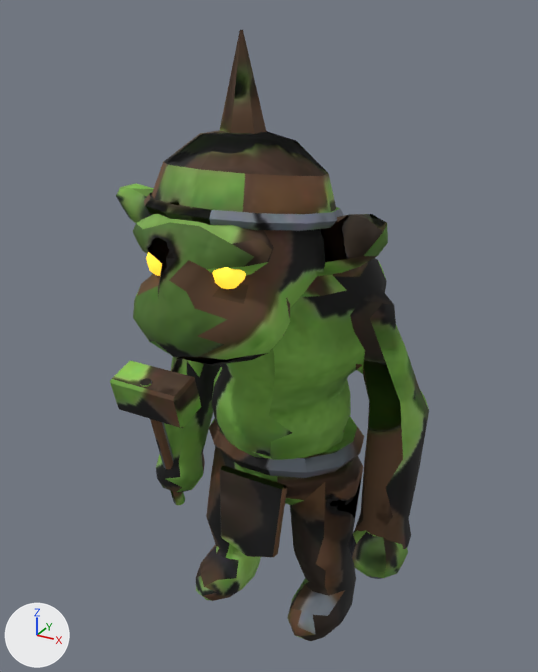
An edit to the glTF model assets/3d/monstres/gob.glb, drawn before and after from the same camera.
The view is the same before and after, from a 50 mm camera at (0.139, -0.266, 0.274) aimed at (-0.003, -0.007, 0.144). Lighting does not change. The marker at lower left points along +X, +Y and +Z. The picture after the commit comes second. Vertices at exactly the same position are counted once.

Objects in the first picture: 'sapeur_lueur', 'sapeur_peau'.
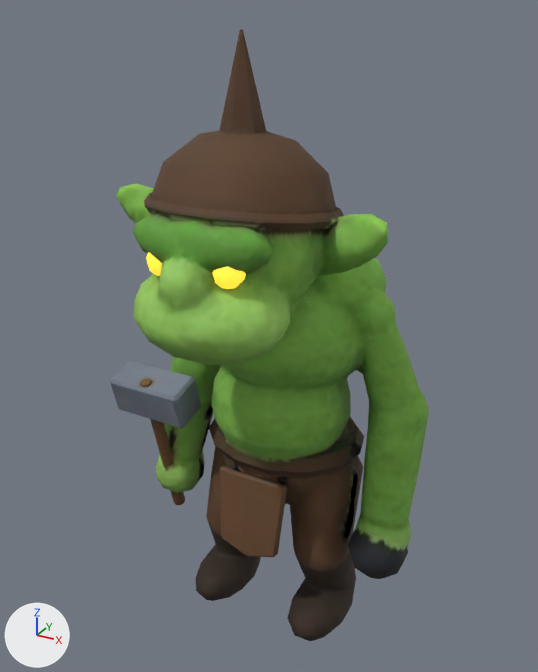
The edits, one by one:
me_sapeur_peau has 1251 vertices, 2462 faces and spans x -0.073..0.067, y -0.08..0.055, z -0.001..0.267.
me_sapeur_peau is used by ob_sapeur_peau; location (0.0, 0.0, 0.0).
Part 1, on me_sapeur_peau:
11 vertices are removed from x -0.058..-0.009, y -0.001..0.026, z 0.068..0.128.
53 faces are deleted.
11 vertices are added at x -0.056..-0.009, y 0.002..0.026, z 0.068..0.125.
53 new faces join them.
Part 2, on me_sapeur_peau:
12 vertices are removed from x -0.018..0.025, y -0.073..-0.036, z 0.162..0.209.
48 faces are deleted.
1 vertex moves from x 0.002, y -0.073, z 0.204 to x 0.014, y -0.071, z 0.205.
13 vertices are added at x -0.02..0.023, y -0.074..-0.036, z 0.162..0.21.
50 new faces join them.
Part 3, on me_sapeur_peau:
2 vertices are removed from x 0.034..0.035, y -0.013..-0.012, z 0.041..0.054.
10 faces are deleted.
1 vertex is added at (0.035, -0.014, 0.042).
8 new faces join them.
me_sapeur_peau part 4: 2344 kept faces spanning x -0.073..0.067, y -0.08..0.055, z -0.001..0.267 get new texture (UV) coordinates.

Location of each change, [x1, y1, x2, y2] in pixels of the pictures (538 x 672 px; the box of a moved part takes in the faces that stretch with it):
part 1 of me_sapeur_peau, moved or reshaped (mostly hidden): [199, 408, 213, 473] in both
part 2 of me_sapeur_peau, moved or reshaped: [133, 214, 272, 286] in both
part 3 of me_sapeur_peau, moved or reshaped: [316, 479, 350, 590] in both
part 4 of me_sapeur_peau, surface changed: [110, 30, 429, 639] in both
